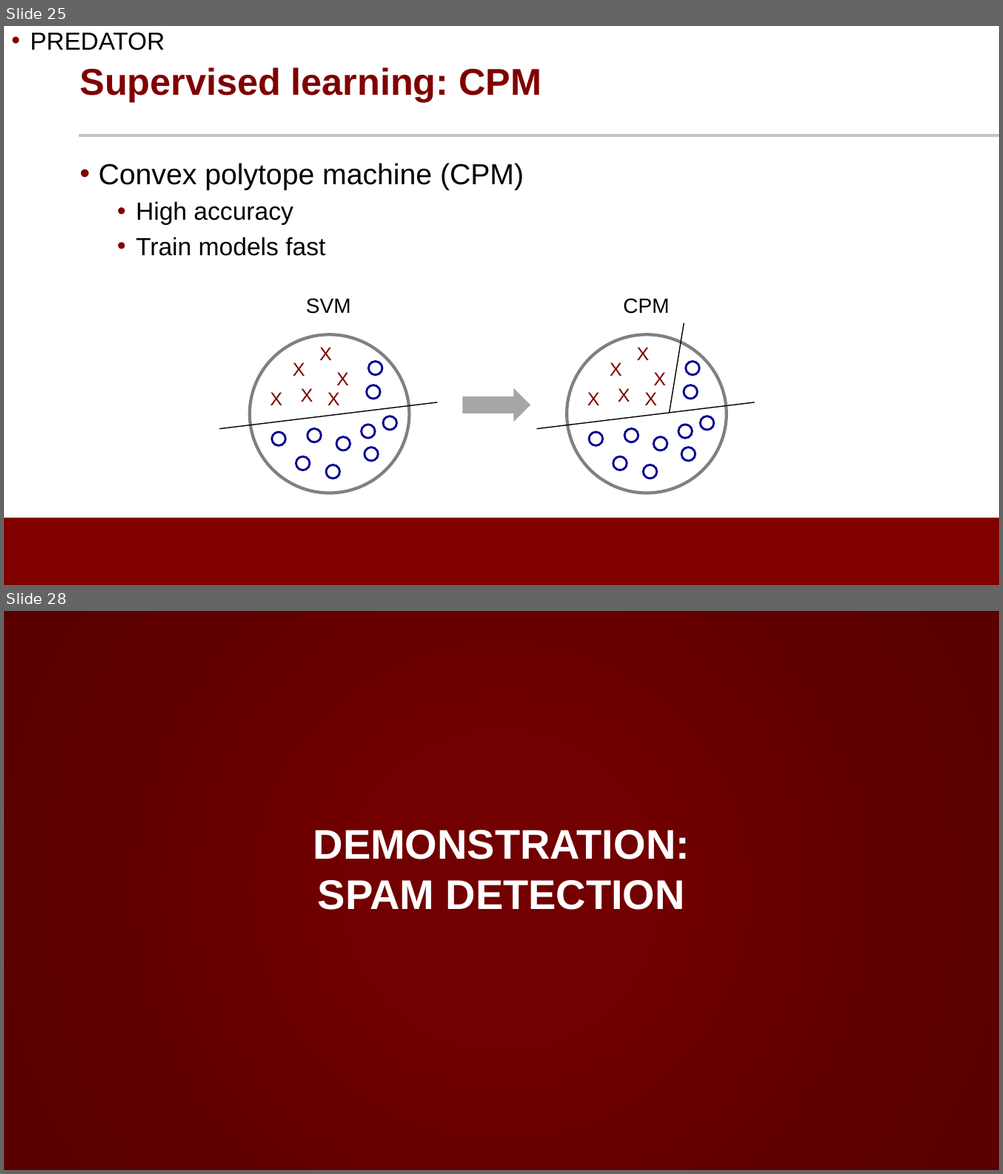
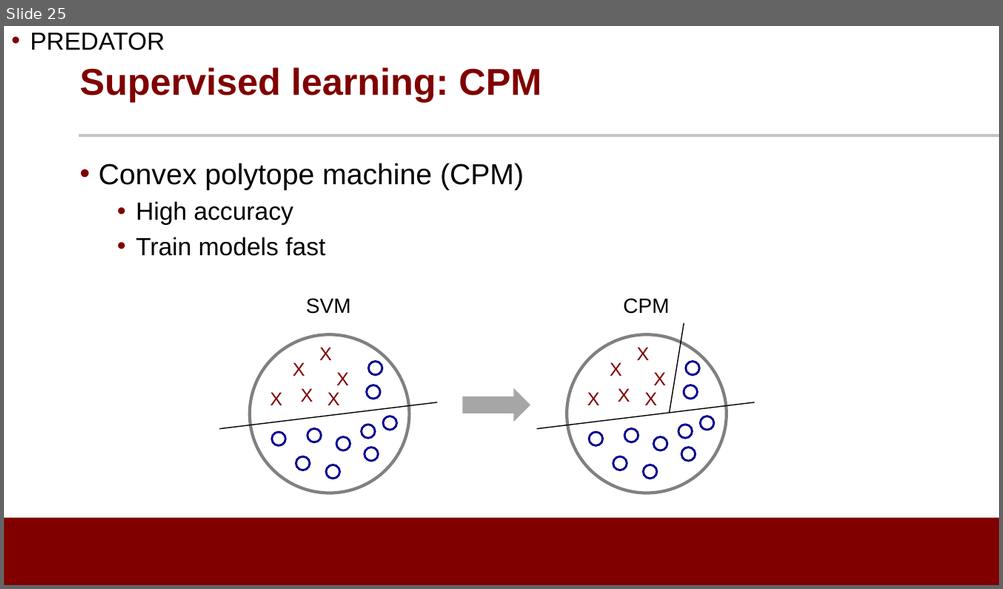
Before and after one commit to noise-lab/ML-Cybersecurity, a slide deck: module-3/ppt/3.2-Supervised Learning.pptx. Shown one above the other, each under a label of ours: slides 25 and 28 before the commit, slide 25 after it; the slides between them are not shown. The pictures are 1003x1174 and 1003x589 pixels, drawn with LibreOffice and Linux fonts; fonts in the diff are those of the drawing; background and template pictures are left out. Boxes give left, top, right and bottom in pixels: in the first picture for what was removed or moved away, otherwise in the second. Text is boxed around its words. In the diff, an @@ line names an element or a change of style, - is before the commit and + after.

```diff
--- a/module-3/ppt/3.2-Supervised Learning.pptx
+++ b/module-3/ppt/3.2-Supervised Learning.pptx
@@ slide 28 removed at <box>4,611,999,1170</box>, background gradient #720000 to #600000 to #5A0000 @@
@@ title removed at <box>313,830,689,910</box> @@
-DEMONSTRATION:
-SPAM DETECTION
```
Also in this commit, not shown: 3 other slides removed, 3 other files.
